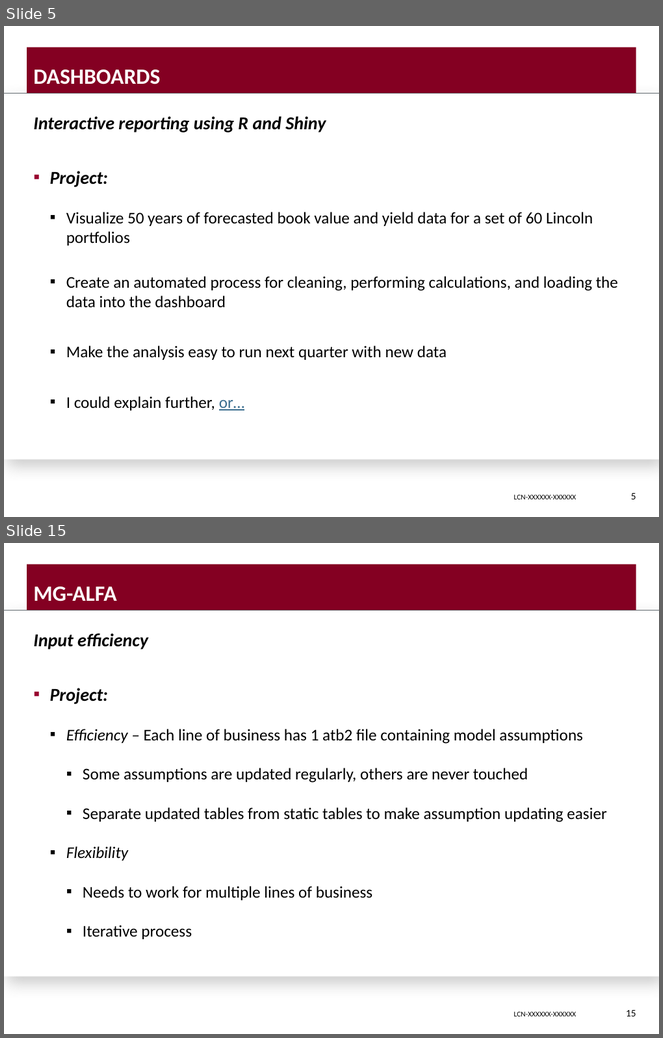
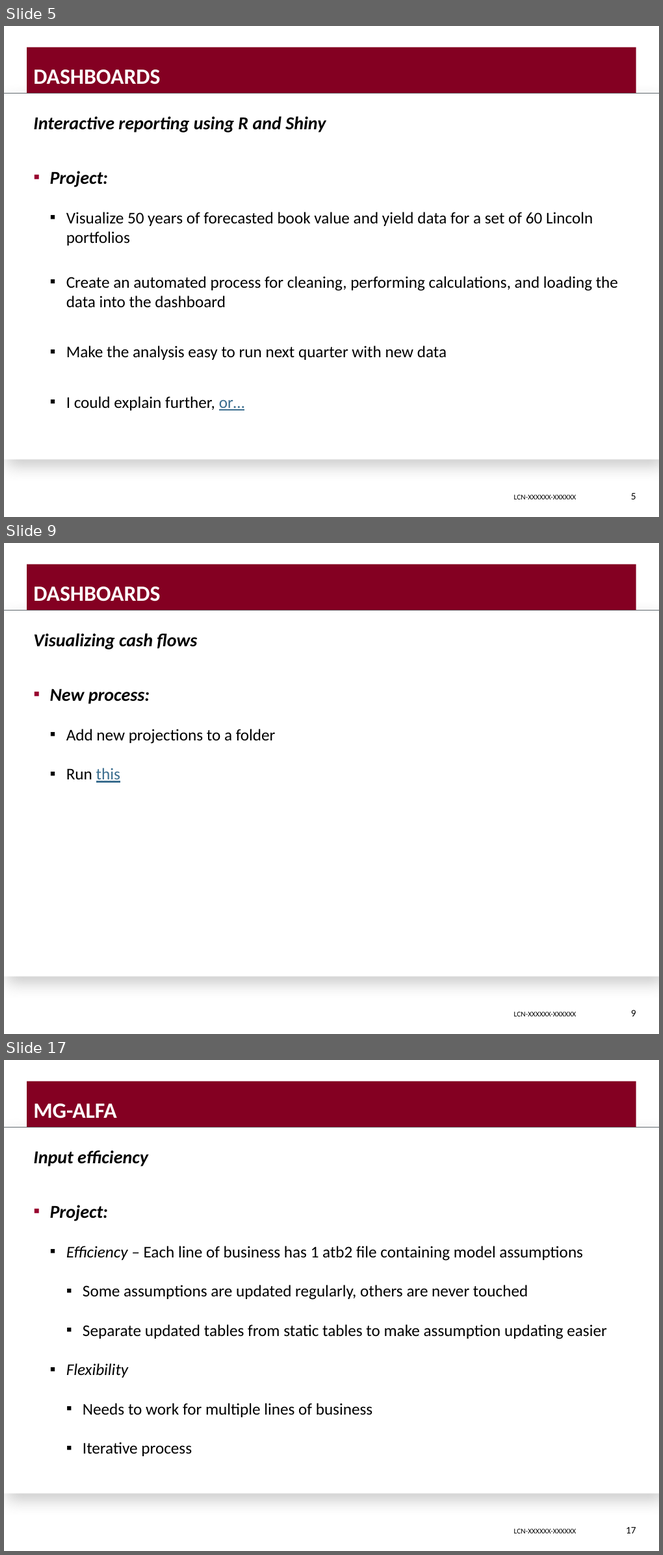
Before and after one commit to DavisVaughan/slides, a slide deck: final-presentation/final-presentation-davis-vaughan.pptx. Shown one above the other, each under a label of ours: slides 5 and 15 before the commit, slides 5, 9 and 17 after it; the slides between them are not shown. The pictures are 663x1038 and 663x1555 pixels, drawn with LibreOffice and Linux fonts; fonts in the diff are those of the drawing; background and template pictures are left out. Boxes give left, top, right and bottom in pixels: in the first picture for what was removed or moved away, otherwise in the second. Text is boxed around its words. In the diff, an @@ line names an element or a change of style, - is before the commit and + after.

```diff
--- a/final-presentation/final-presentation-davis-vaughan.pptx
+++ b/final-presentation/final-presentation-davis-vaughan.pptx
@@ slide 9 added at <box>4,543,659,1034</box>, background picture (left out); not listed: 4 template elements that a slide beside it also shows @@
@@ title added at <box>33,587,160,601</box>, 24 pt, text #FFFFFF, bold @@
+DASHBOARDS
@@ text added at <box>33,633,276,783</box>, 18 pt, text #000000 @@
+Visualizing cash flows
+▪ New process:
+  ▪ Add new projections to a folder
+  ▪ Run this
@@ page number added at <box>631,1010,636,1017</box>, 11 pt, text #000000 @@
+9
@@ what was slide 15 is now slide 17 @@
@@ page number at <box>626,1527,636,1534</box>: text changed @@
-15
+17
```
Also in this commit, not shown: 12 slides changed, 1 other slide added, 3 slides removed, 2 other files.
